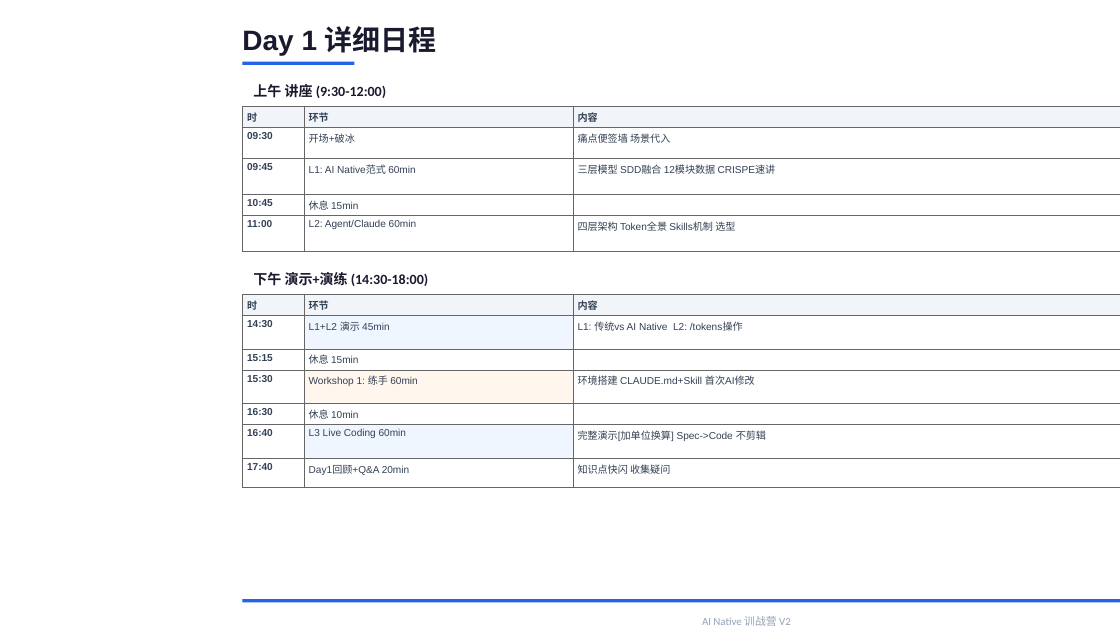
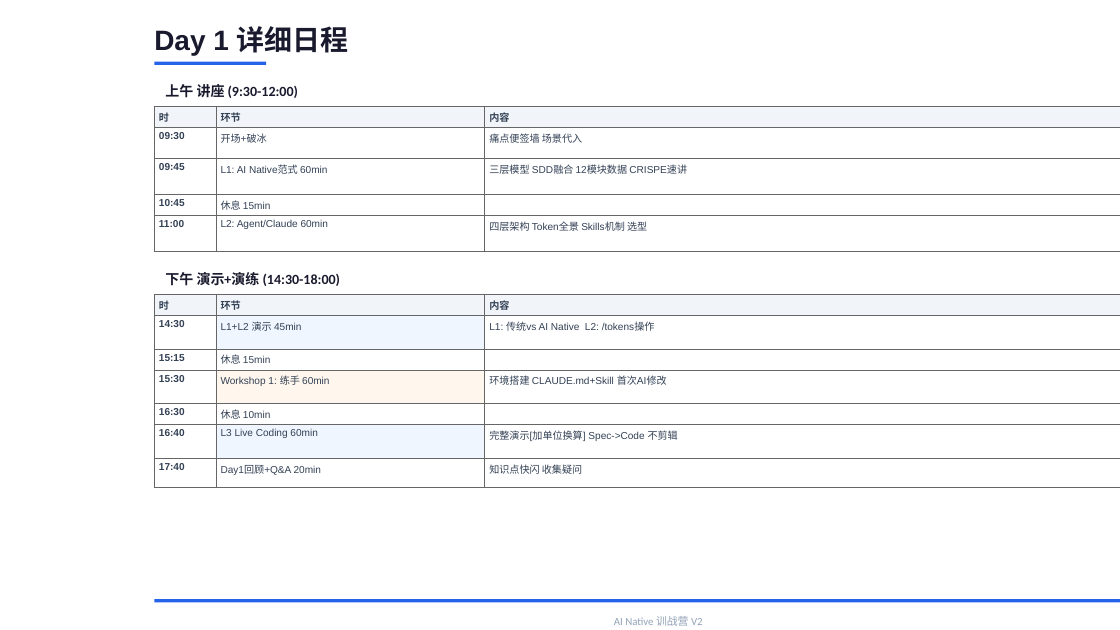
Before and after one commit to JungleTestLabs/ai-coding-training, a slide deck: slide 3 of docs/AI-Native-训战营-介绍与日程.pptx. Drawn at 1120x630 pixels with LibreOffice and Linux fonts; fonts in the diff are those of the drawing. Boxes give left, top, right and bottom in pixels: in the first picture for what was removed or moved away, otherwise in the second. Text is boxed around its words. In the diff, an @@ line names an element or a change of style, - is before the commit and + after.

```diff
--- a/docs/AI-Native-训战营-介绍与日程.pptx
+++ b/docs/AI-Native-训战营-介绍与日程.pptx
@@ 4 texts, 2 tables, 2 rectangles: place and size @@
-4 texts, 2 tables, 2 rectangles at (242,26,1120,626)
+4 texts, 2 tables, 2 rectangles at (154,26,1120,626)
```
Also in this commit, not shown: 5 other slides changed.
